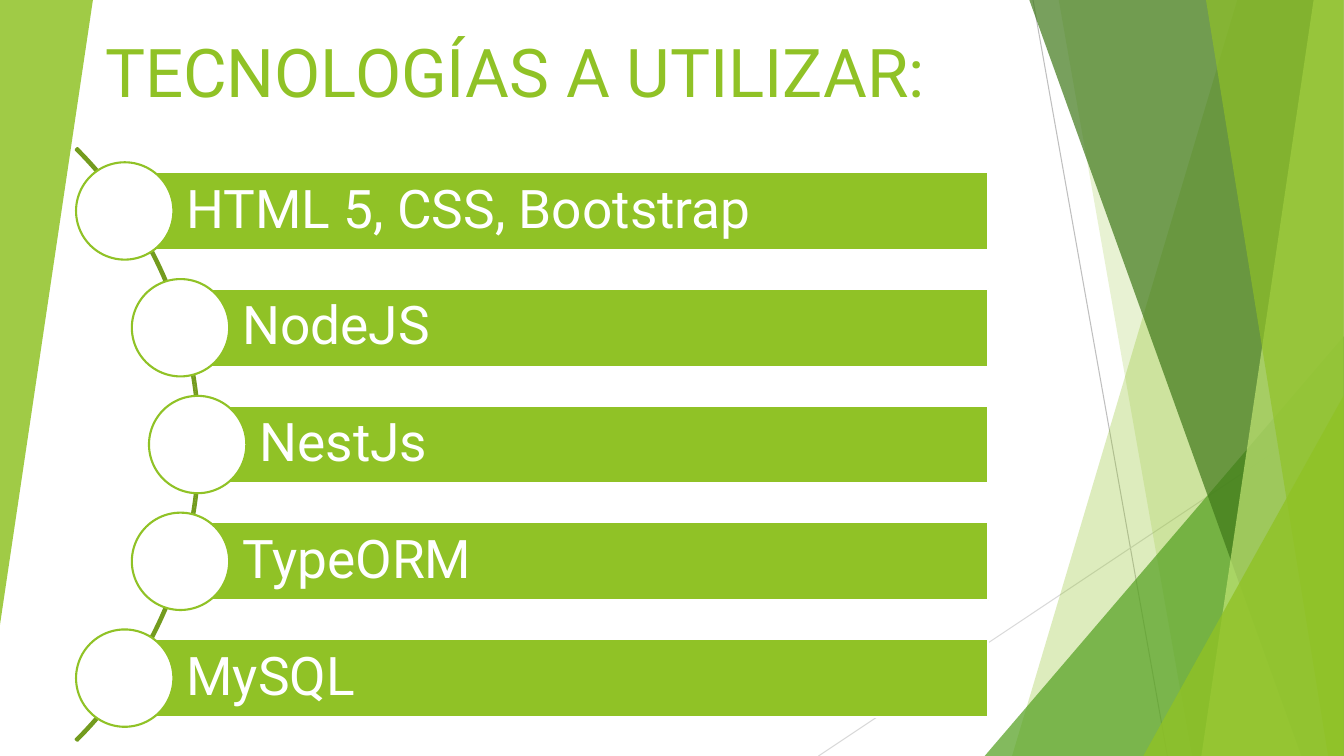
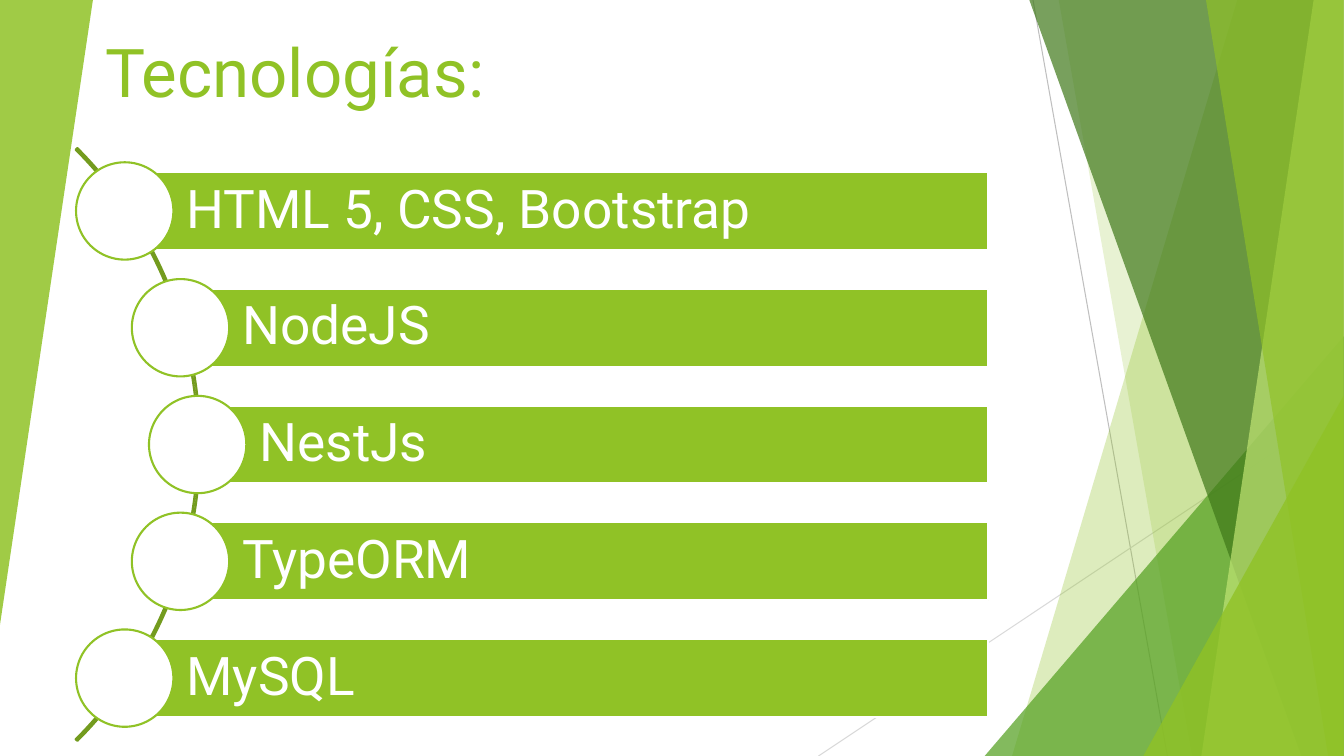
Before and after one commit to mariela21180/institucional-cfp, a slide deck: slide 9 of - Presentacion/Filminas.pptx (slide 5 before the commit). Drawn at 1344x756 pixels with LibreOffice and Linux fonts; fonts in the diff are those of the drawing. Boxes give left, top, right and bottom in pixels: in the first picture for what was removed or moved away, otherwise in the second. Text is boxed around its words. In the diff, an @@ line names an element or a change of style, - is before the commit and + after.

```diff
--- a/- Presentacion/Filminas.pptx
+++ b/- Presentacion/Filminas.pptx
@@ title at (105,46,484,111): text changed @@
-TECNOLOGÍAS A UTILIZAR:
+Tecnologías:
```
Also in this commit, not shown: 2 other slides changed, 5 slides added.
